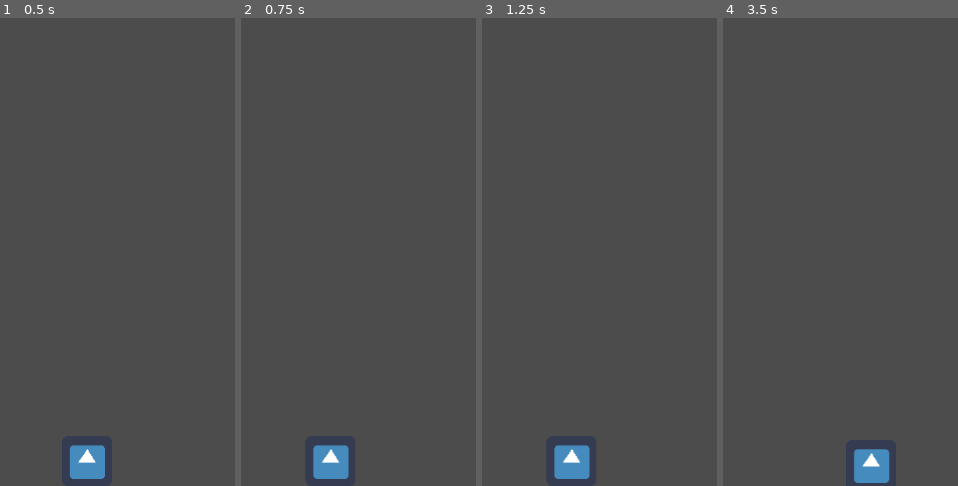
Above: before the commit, frames 1-4 (left to right).
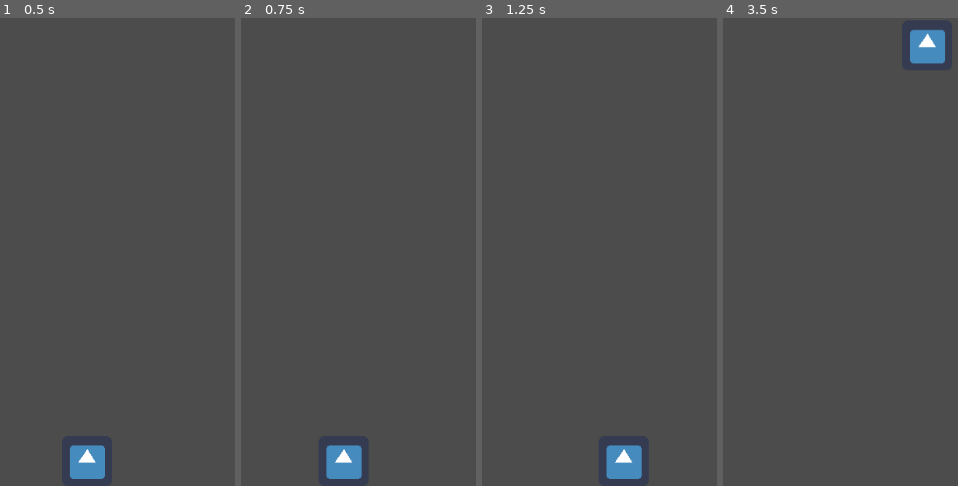
Above: after the commit, the same moments.

Repository: StrayRaider/snakeGD
Game: Godot game, scene res://Node2D.tscn
Two runs of this game, one before a commit and one after it. Both use one fixed random seed, a clock stepped at 60 frames per second and the inputs below. The engine's default icon, where the game draws it, is replaced by a stand-in: a white triangle on a blue panel in a dark square.
Inputs:
- Up to frame 1 (0.5 s): no input
- Up to frame 2 (0.75 s): tap Enter at 0.5 s; hold D from 0.53 s (still down)
- Up to frame 3 (1.25 s): keep holding D
- Up to frame 4 (3.5 s): release D at 1.28 s; hold S 1.28-2.03 s; hold D 2.03-2.78 s; hold W from 2.78 s (still down)

Frame 1 is identical in both runs. In frame 2, 1.1% of the frame differs, in the area x 30-52%, y 91-99%; in frame 3, 2.2%, in the area x 30-69%, y 91-99%; in frame 4, 2.2%.

Commit message:
karakter çapraza gitmesi eklendi ve key release prolemi çözüldü

Diff:
--- a/hero.gd
+++ b/hero.gd
@@ -1,11 +1,11 @@
 extends Sprite
 
-var width = OS.get_window_size().x
-var height = OS.get_window_size().y
+var screen_width = OS.get_window_size().x
+var screen_height = OS.get_window_size().y
 var velocity = 100
 var velo_treshold = 100
 var accelartion = 9.81*5
-var active_direction = null #up down right left
+var movement_vector = Vector2(0,0)
 
 func _enter_tree():
 	print("I entered")
@@ -25,40 +25,61 @@
 	#accelartion_down(delta)
 	#move_left(delta)
 	#move_right(delta)
-	if active_direction == "up":
-		move_up(delta)
-	elif active_direction == "down":
-		move_down(delta)
-	elif active_direction == "left":
-		move_left(delta)
-	elif active_direction == "right":
-		move_right(delta)
+	bound_effect()
+	move(delta)
 
-func _input(event):
-	if event is InputEventKey:
-		if event.get_scancode() == KEY_W:
-			active_direction = "up"
-		elif event.get_scancode() == KEY_S:
-			active_direction = "down"
-		elif event.get_scancode() == KEY_A:
-			active_direction = "left"
-		elif event.get_scancode() == KEY_D:
-			active_direction = "right"
-		else :
-			active_direction = null
-	print(event)
+func bound_effect():
+	if self.position.x + texture.get_width() /2 > screen_width:
+		self.position.x = texture.get_width() /2
+	elif self.position.x + texture.get_width() /2 < texture.get_width():
+		self.position.x = screen_width - texture.get_width() /2
+	elif self.position.y + texture.get_height() /2 > screen_height:
+		self.position.y = texture.get_height() /2
+	elif self.position.y + texture.get_height() /2 < texture.get_height():
+		self.position.y = screen_height - texture.get_height() /2
 
-func move_right(delta) -> void:
-	self.position.x += velocity*delta
+func move(delta):
+	if Input.is_key_pressed(KEY_W):
+		movement_vector.y = -velocity
+	if Input.is_key_pressed(KEY_S):
+		movement_vector.y = velocity
+	if Input.is_key_pressed(KEY_A):
+		movement_vector.x = -velocity
+	if Input.is_key_pressed(KEY_D):
+		movement_vector.x = velocity
+	if movement_vector.x != 0 and movement_vector.y != 0:
+		movement_vector.x /= sqrt(2)
+		movement_vector.y /= sqrt(2)
 
-func move_left(delta) -> void:
-	self.position.x -= velocity*delta
+	print(movement_vector)
+	self.position.x += movement_vector.x*delta
+	self.position.y += movement_vector.y*delta
+	movement_vector.x = 0
+	movement_vector.y = 0
 
-func move_up(delta) -> void:
-	self.position.y -= velocity*delta
+#func set_direction(event):
+#	if event.get_scancode() == KEY_W:
+#		active_direction = "up"
+#	elif event.get_scancode() == KEY_S:
+#		active_direction = "down"
+#	elif event.get_scancode() == KEY_A:
+#		active_direction = "left"
+#	elif event.get_scancode() == KEY_D:
+#		active_direction = "right"
+#	else :
+#		active_direction = null
 
-func move_down(delta) -> void:
-	self.position.y += velocity*delta
+#func move_right(delta) -> void:
+#	self.position.x += velocity*delta
+
+#func move_left(delta) -> void:
+#	self.position.x -= velocity*delta
+
+#func move_up(delta) -> void:
+#	self.position.y -= velocity*delta
+
+#func move_down(delta) -> void:
+#	self.position.y += velocity*delta
 
 
 func accelartion_down(delta):
@@ -69,22 +90,22 @@
 	pass # Replace with function body.
 
 func set_it_centered() -> void:
-	self.position.x = width/2
-	self.position.y = height/2
+	self.position.x = screen_width/2
+	self.position.y = screen_height/2
 
 func set_it_bootom_centered() -> void:
-	self.position.x = width/2
-	self.position.y = height - texture.get_height()/2
+	self.position.x = screen_width/2
+	self.position.y = screen_height - texture.get_height()/2
 
 func set_it_top_centered() -> void:
-	self.position.x = width/2
+	self.position.x = screen_width/2
 	self.position.y = texture.get_height()/2
 
 
 func set_it_left_centered() -> void:
 	self.position.x = texture.get_width()/2
-	self.position.y = height/2
+	self.position.y = screen_height/2
 
 func set_it_right_centered() -> void:
-	self.position.x = width - texture.get_width()/2
-	self.position.y = height/2
+	self.position.x = screen_width - texture.get_width()/2
+	self.position.y = screen_height/2
